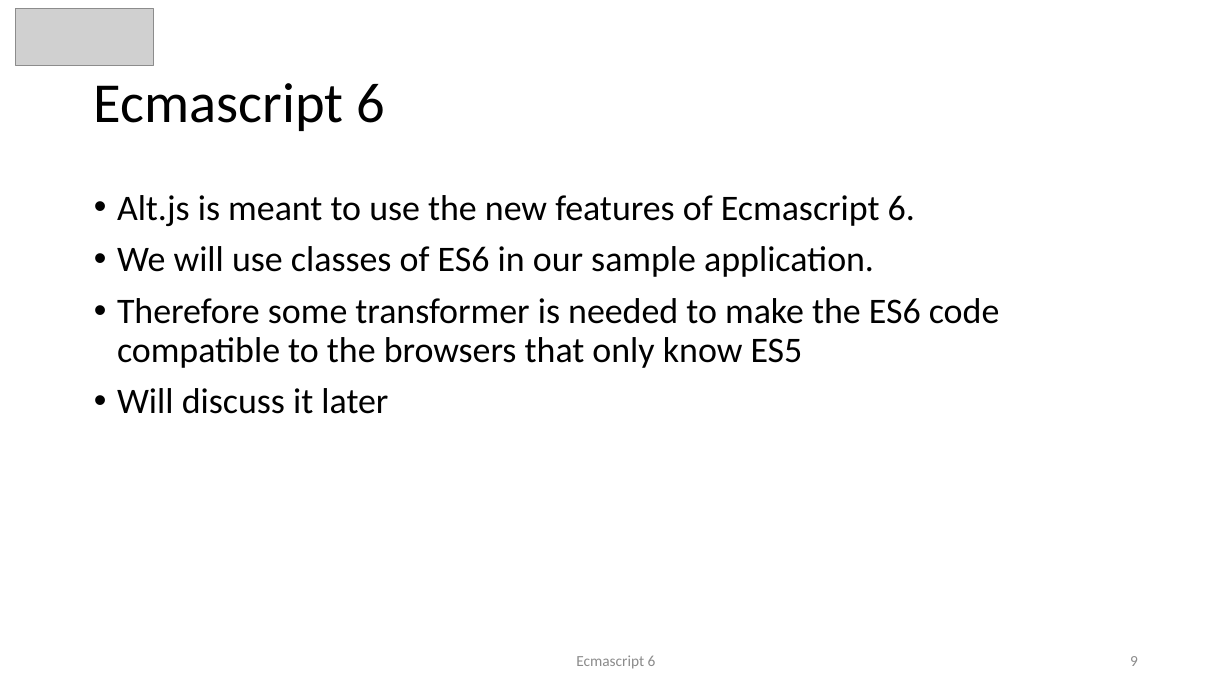
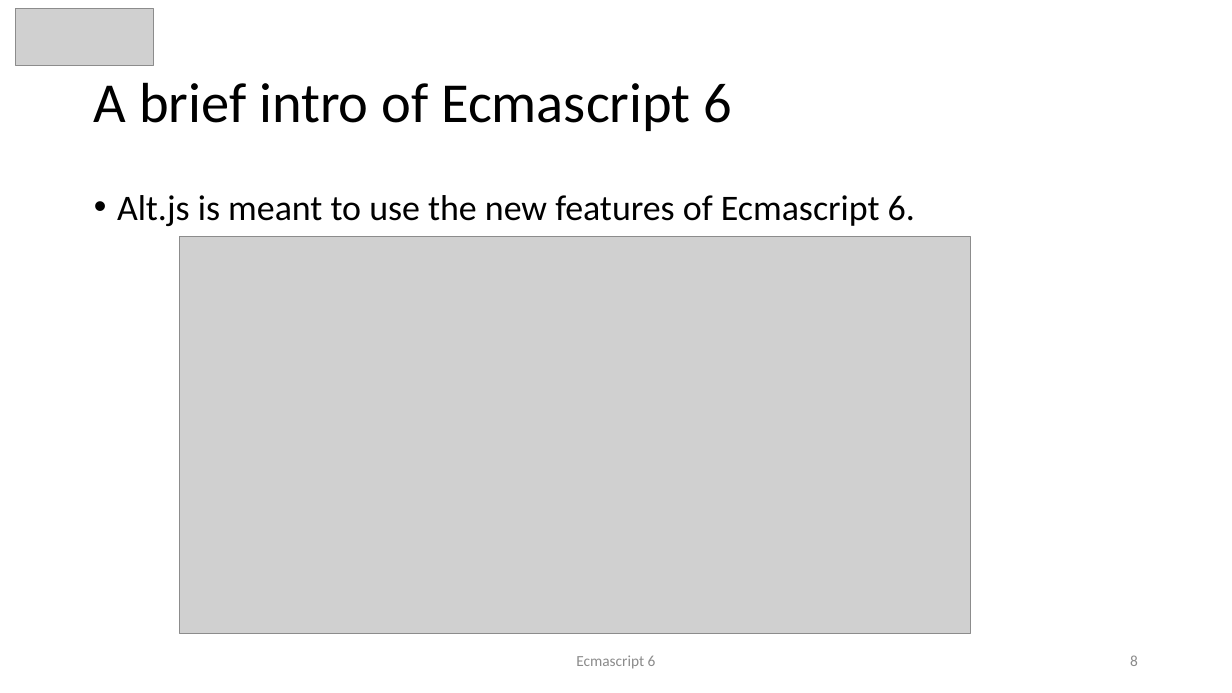
Before and after one commit to awahab29/samplealt, a slide deck: slide 8 of React.pptx (slide 9 before the commit). Drawn at 1232x693 pixels with LibreOffice and Linux fonts; fonts in the diff are those of the drawing; grey boxes stand for pictures. Boxes give left, top, right and bottom in pixels: in the first picture for what was removed or moved away, otherwise in the second. Text is boxed around its words. In the diff, an @@ line names an element or a change of style, - is before the commit and + after.

```diff
--- a/React.pptx
+++ b/React.pptx
@@ title at (94, 82, 733, 131): text changed @@
-Ecmascript 6
+A brief intro of Ecmascript 6
@@ picture added at (179, 237, 970, 633) @@
@@ text at (117, 246, 999, 414): paragraphs removed @@
-• We will use classes of ES6 in our sample application.
-• Therefore some transformer is needed to make the ES6 code compatible to the browsers that only know ES5
-• Will discuss it later
@@ page number at (1130, 655, 1138, 666): text changed @@
-9
+8
```
Also in this commit, not shown: 14 other slides changed, 7 slides added, 3 slides removed.
